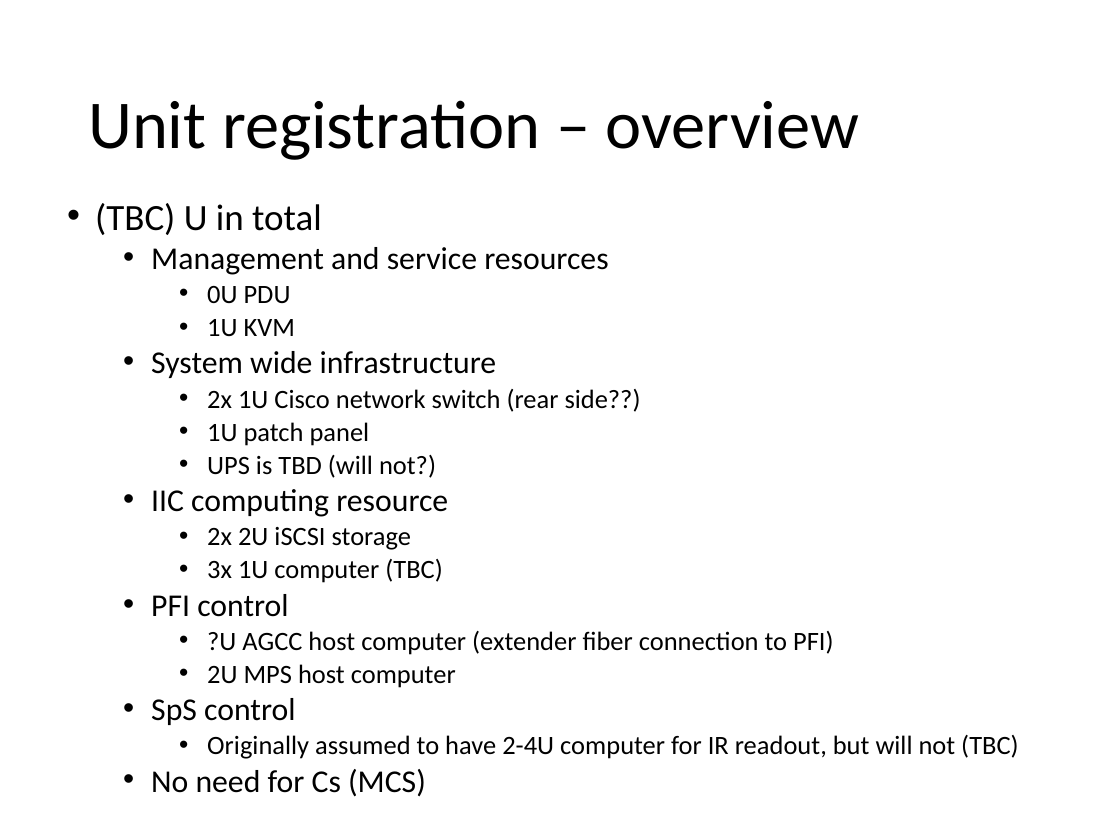
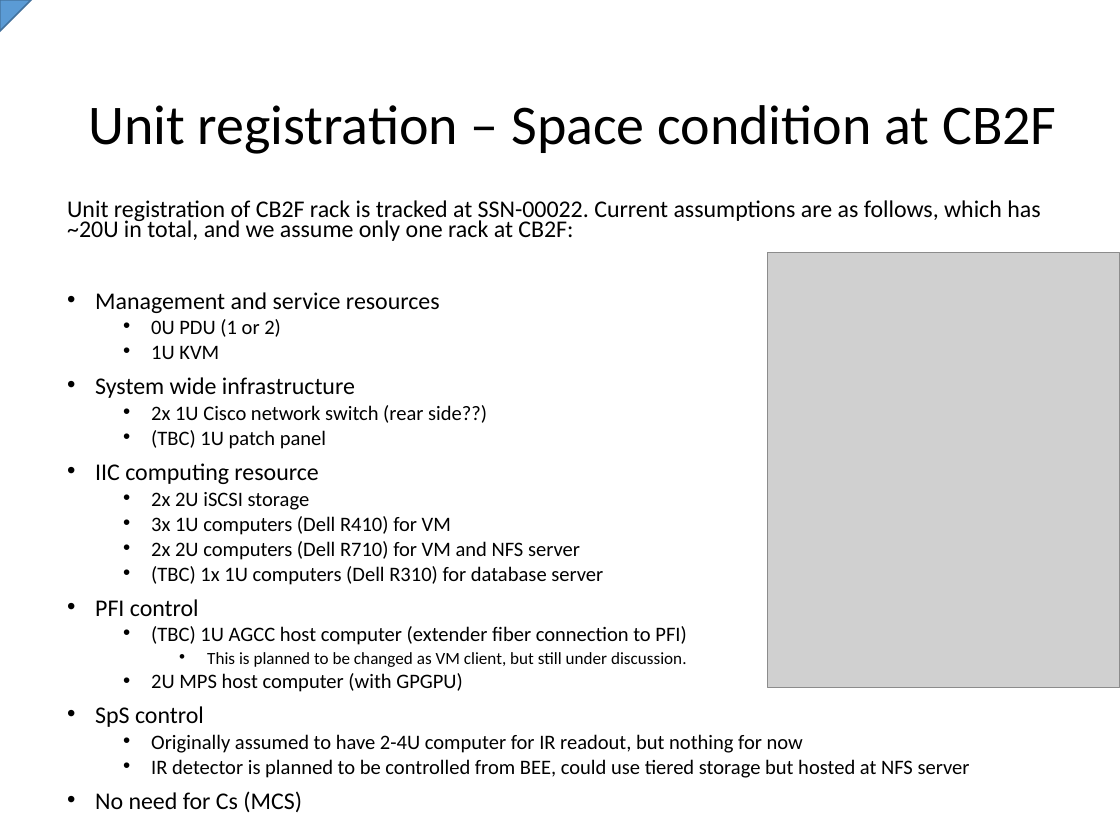
Before and after one commit to Subaru-PFS/ics_doc, a slide deck: slide 65 of SSN-00029.pptx (slide 57 before the commit). Drawn at 1120x840 pixels with LibreOffice and Linux fonts; fonts in the diff are those of the drawing; grey boxes stand for pictures. Boxes give left, top, right and bottom in pixels: in the first picture for what was removed or moved away, otherwise in the second. Text is boxed around its words. In the diff, an @@ line names an element or a change of style, - is before the commit and + after.

Commit message:
Added 1st draft for ICS overview and ICS support hardware

```diff
--- a/SSN-00029.pptx
+++ b/SSN-00029.pptx
@@ freeform shape added at (x1=0, y1=0, x2=31, y2=31), fill #5B9BD5, outline #43739E 1 pt @@
@@ title at (x1=88, y1=105, x2=1056, y2=154): text changed; size 44 to 36 pt @@
-Unit registration – overview
+Unit registration – Space condition at CB2F
@@ text at (x1=67, y1=200, x2=1040, y2=241): text changed; size 23.8 to 15.4 pt @@
-• (TBC) U in total
+Unit registration of CB2F rack is tracked at SSN-00022. Current assumptions are as follows, which has ~20U in total, and we assume only one rack at CB2F:
@@ picture added at (x1=767, y1=252, x2=1120, y2=688) @@
@@ text at (x1=95, y1=292, x2=487, y2=812): size 20.4 to 15.4 pt in "Management and service resources", "System wide infrastructure", "IIC computing resource", "PFI control" and 2 more places; size 17 to 13.2 pt in "1U KVM", "2x 1U Cisco network switch (rear side??)", "2x 2U iSCSI storage"; list level 2 to 1 in "Management and service resources"; line spacing 0.8 to 0.7; list level 3 to 2 in "1U KVM"; list level 2 to 1 in "System wide infrastructure"; list level 3 to 2 in "2x 1U Cisco network switch ..."; list level 2 to 1 in "IIC computing resource"; list level 3 to 2 in "2x 2U iSCSI storage"; list level 2 to 1 in "PFI control"; list level 2 to 1 in "SpS control"; list level 2 to 1 in "No need for Cs (MCS)" @@
@@ text at (x1=151, y1=319, x2=281, y2=337): text changed; size 17 to 13.2 pt @@
-    • 0U PDU
+  • 0U PDU (1 or 2)
@@ text at (x1=151, y1=430, x2=326, y2=449): text changed; size 17 to 13.2 pt @@
-    • 1U patch panel
-    • UPS is TBD (will not?)
+  • (TBC) 1U patch panel
@@ text at (x1=151, y1=516, x2=603, y2=585): text changed; size 17 to 13.2 pt @@
-    • 3x 1U computer (TBC)
+  • 3x 1U computers (Dell R410) for VM
+  • 2x 2U computers (Dell R710) for VM and NFS server
+  • (TBC) 1x 1U computers (Dell R310) for database server
@@ text at (x1=151, y1=626, x2=687, y2=692): text changed; size 17 to 13.2 pt @@
-    • ?U AGCC host computer (extender fiber connection to PFI)
-    • 2U MPS host computer
+  • (TBC) 1U AGCC host computer (extender fiber connection to PFI)
+    • This is planned to be changed as VM client, but still under discussion.
+  • 2U MPS host computer (with GPGPU)
@@ text at (x1=151, y1=734, x2=970, y2=778): text changed; size 17 to 13.2 pt @@
-    • Originally assumed to have 2-4U computer for IR readout, but will not (TBC)
+  • Originally assumed to have 2-4U computer for IR readout, but nothing for now
+  • IR detector is planned to be controlled from BEE, could use tiered storage but hosted at NFS server
```
Also in this commit, not shown: 15 other slides changed, 8 slides added, 5 slides removed.
